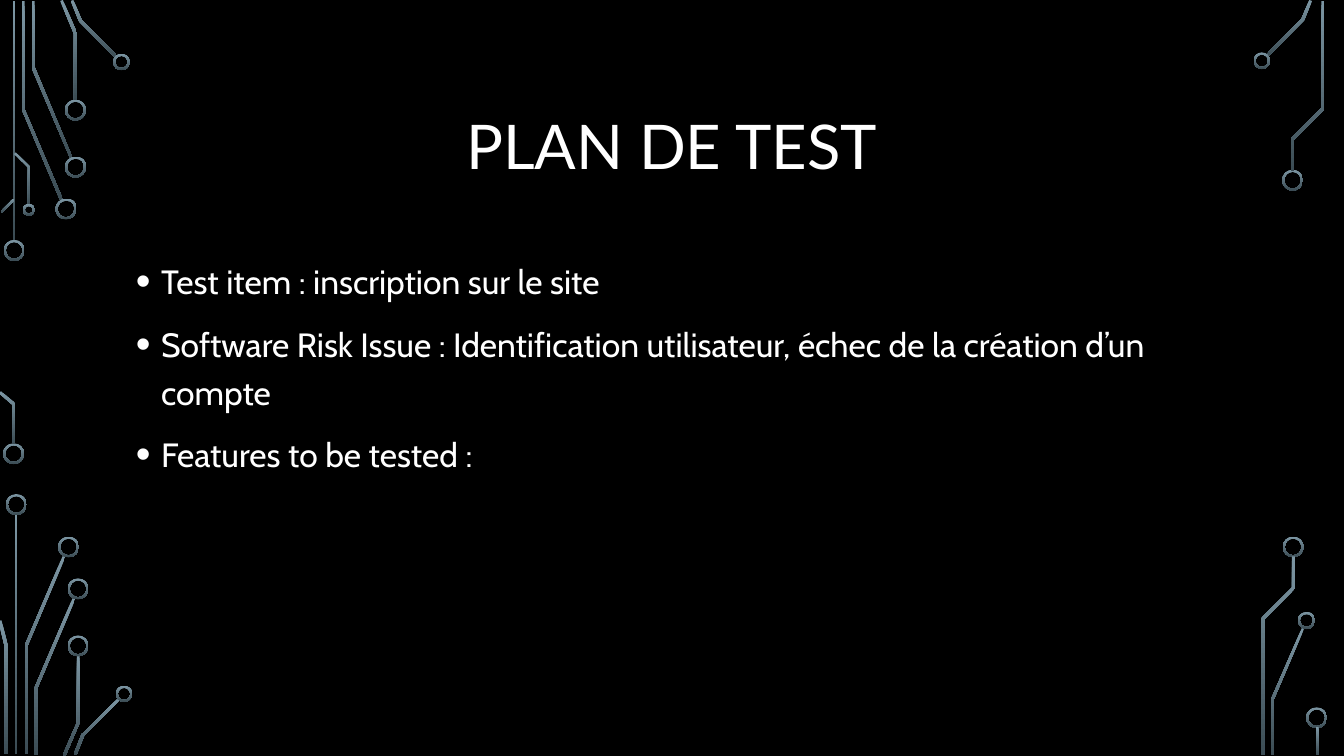
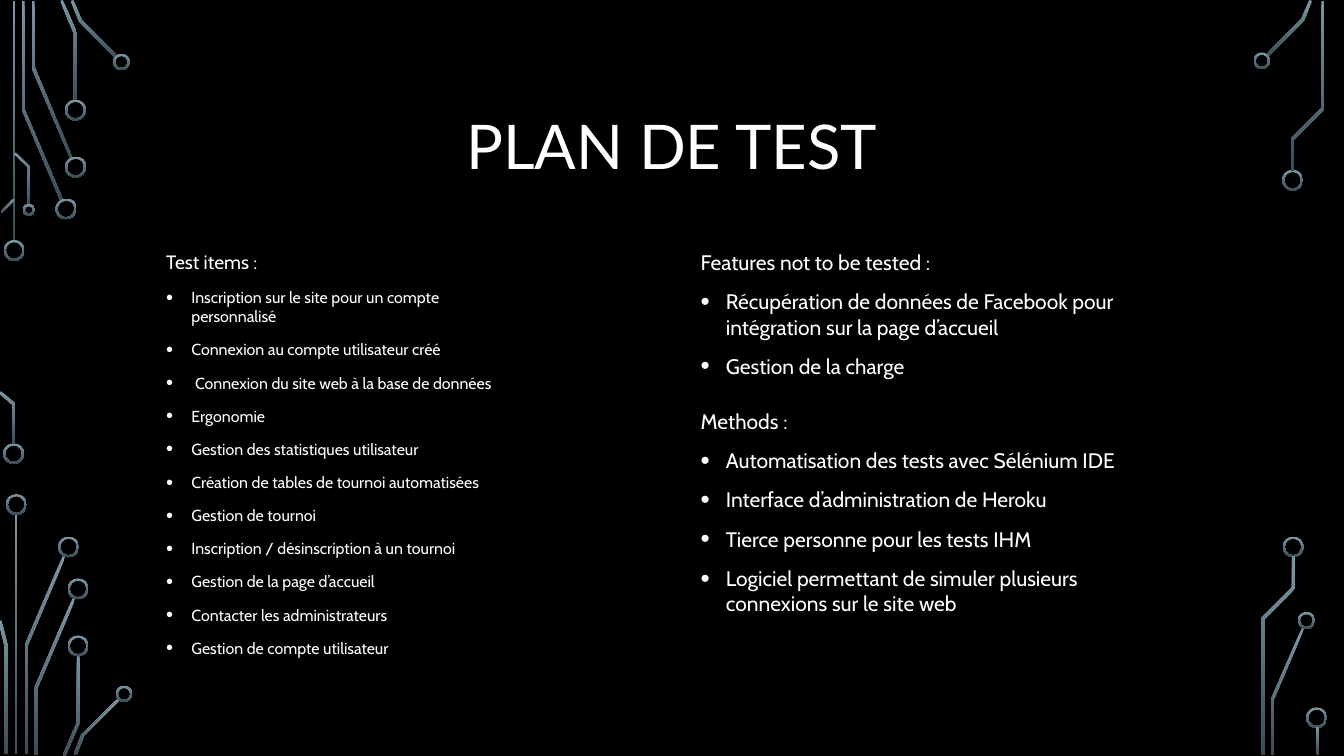
Before and after one commit to NicolasDouvrin/Projet100H, a slide deck: slide 12 of Oral projet100h.pptx. Drawn at 1344x756 pixels with LibreOffice and Linux fonts; fonts in the diff are those of the drawing; background and template pictures are left out. Boxes give left, top, right and bottom in pixels: in the first picture for what was removed or moved away, otherwise in the second. Text is boxed around its words. In the diff, an @@ line names an element or a change of style, - is before the commit and + after.

```diff
--- a/Oral projet100h.pptx
+++ b/Oral projet100h.pptx
@@ text at <box>166,255,491,658</box>: text changed; size 24 to 11.4 pt @@
-• Test item : inscription sur le site
-• Software Risk Issue : Identification utilisateur, échec de la création d’un compte
-• Features to be tested :
+Test items :
+• Inscription sur le site pour un compte personnalisé
+• Connexion au compte utilisateur créé
+• Connexion du site web à la base de données
+• Ergonomie
+• Gestion des statistiques utilisateur
+• Création de tables de tournoi automatisées
+• Gestion de tournoi
+• Inscription / désinscription à un tournoi
+• Gestion de la page d’accueil
+• Contacter les administrateurs
+• Gestion de compte utilisateur
@@ text added at <box>701,254,1113,380</box>, 15 pt, text #FFFFFF @@
+Features not to be tested :
+• Récupération de données de Facebook pour intégration sur la page d’accueil
+• Gestion de la charge
@@ text added at <box>701,413,1114,612</box>, 15 pt, text #FFFFFF @@
+Methods :
+• Automatisation des tests avec Sélénium IDE
+• Interface d’administration de Heroku
+• Tierce personne pour les tests IHM
+• Logiciel permettant de simuler plusieurs connexions sur le site web
```
Also in this commit, not shown: 3 other slides changed, 2 slides added, 1 slide removed.
